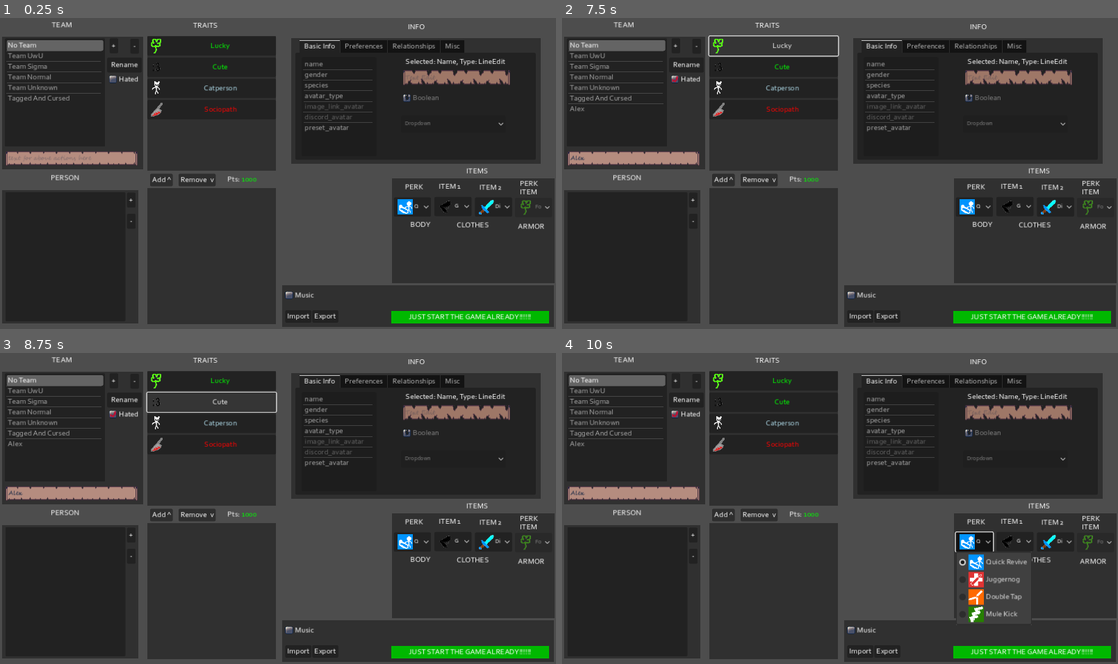
Above: before the commit, frames 1-4 (two rows, left to right).
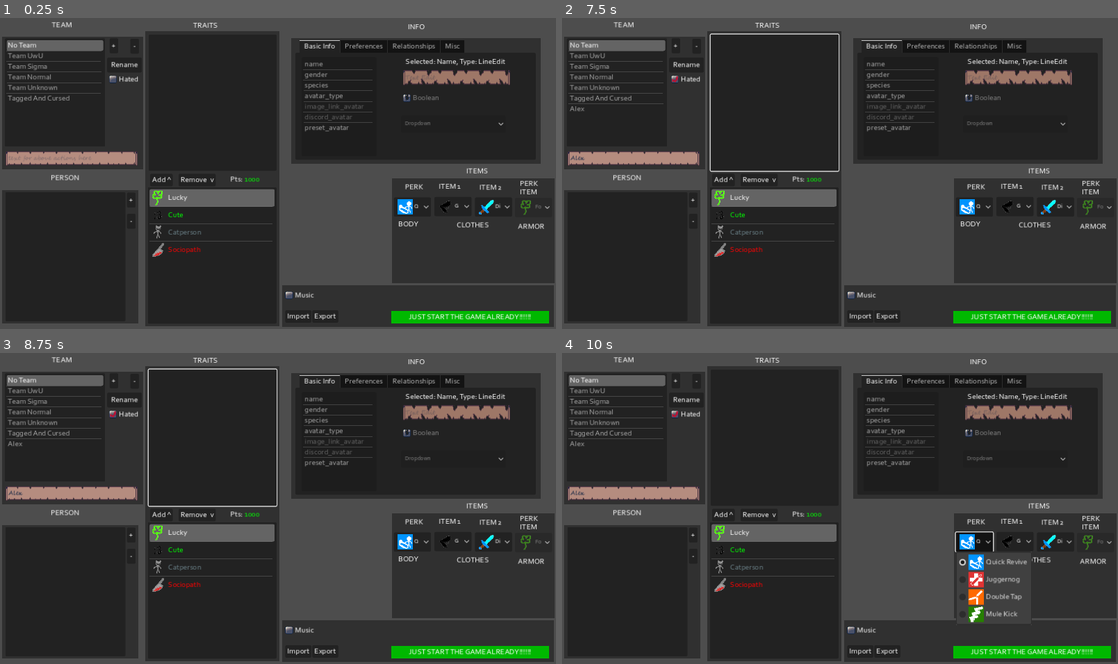
Above: after the commit, the same moments.

Repository: pivinx1/the-progressbar-games
Game: Godot game, scene res://main.tscn
Two runs of this game, one before a commit and one after it. Both use one fixed random seed, a clock stepped at 60 frames per second and the inputs below.
Inputs (mouse positions are in pixels of both pictures, inside the frame that each line leads up to):
- Up to frame 1 (0.25 s): no input
- Up to frame 2 (7.5 s): click (634, 157) at 0.52 s; type "Alex" at 0.6 s; click "+" at 1.25 s; click "Add ^" at 2 s; click "Remove v" at 2.75 s; click "JUST START THE GAME ALREADY!!…" at 3.5 s; click "JUST START THE GAME ALREADY!!…" at 4.25 s; click "-" at 5 s; click "Rename" at 5.75 s; click "Hated" at 6.5 s; click (773, 45) at 7.25 s, where only the run before the commit has a clickable "Lucky"
- Up to frame 3 (8.75 s): click (211, 402) at 8 s, where only the run before the commit has a clickable "Cute"
- Up to frame 4 (10 s): click (773, 424) at 8.75 s, where only the run before the commit has a clickable "Catperson"; click "Quick Revive" at 9.5 s

The runs differ from the first frame. In frame 1, 4.1% of the frame differs, in the area x 26-78%, y 4-100%; in frame 2, 4.3%; in frame 3, 4.3%; in frame 4, 4.0%.

Commit message:
start work on traits again

Diff:
--- a/main.tscn
+++ b/main.tscn
@@ -140,63 +140,55 @@
 offset_right = 255.0
 offset_bottom = 272.0
 
-[node name="SelectedTraits" type="Panel" parent="." node_paths=PackedStringArray("selected_trait_box", "unselected_trait_box")]
-layout_mode = 1
-anchors_preset = 9
-anchor_bottom = 1.0
-offset_left = 305.0
-offset_top = 41.0
-offset_right = 572.0
-offset_bottom = -329.0
-grow_vertical = 2
+[node name="Traits" type="Panel" parent="." node_paths=PackedStringArray("selected_trait_box", "unsel_trait_box")]
+layout_mode = 0
+offset_left = 301.0
+offset_top = 30.0
+offset_right = 579.0
+offset_bottom = 642.0
 script = ExtResource("3_7333d")
-selected_trait_box = NodePath("VBoxContainer")
-unselected_trait_box = NodePath("../UnselectedTraits/VBoxContainer")
-
-[node name="VBoxContainer" type="VBoxContainer" parent="SelectedTraits"]
-layout_mode = 1
-anchors_preset = 15
-anchor_right = 1.0
-anchor_bottom = 1.0
-grow_horizontal = 2
-grow_vertical = 2
-metadata/_edit_lock_ = true
-
-[node name="UnselectedTraits" type="Panel" parent="."]
-layout_mode = 1
-anchors_preset = 9
-anchor_bottom = 1.0
-offset_left = 305.0
-offset_top = 356.0
-offset_right = 572.0
-offset_bottom = -21.0
-grow_vertical = 2
-scale = Vector2(1, 1.04046)
-
-[node name="VBoxContainer" type="VBoxContainer" parent="UnselectedTraits"]
-layout_mode = 1
-anchors_preset = 15
-anchor_right = 1.0
-anchor_bottom = 1.0
-grow_horizontal = 2
-grow_vertical = 2
-metadata/_edit_lock_ = true
-
-[node name="AddTrait" type="Button" parent="."]
-layout_mode = 0
-offset_left = 311.0
-offset_top = 326.0
-offset_right = 358.0
-offset_bottom = 351.0
+selected_trait_box = NodePath("Selected")
+unsel_trait_box = NodePath("Unselected")
+
+[node name="RichTextLabel" type="RichTextLabel" parent="Traits"]
+layout_mode = 0
+offset_left = 176.0
+offset_top = 299.0
+offset_right = 275.0
+offset_bottom = 318.0
+bbcode_enabled = true
+text = "Pts: [color=green]1000[/color]"
+fit_content = true
+
+[node name="AddTrait" type="Button" parent="Traits"]
+layout_mode = 0
+offset_left = 10.0
+offset_top = 296.0
+offset_right = 57.0
+offset_bottom = 321.0
 text = "Add ^"
 
-[node name="RemoveTrait" type="Button" parent="."]
-layout_mode = 0
-offset_left = 370.0
-offset_top = 326.0
-offset_right = 447.0
-offset_bottom = 351.0
+[node name="RemoveTrait" type="Button" parent="Traits"]
+layout_mode = 0
+offset_left = 69.0
+offset_top = 296.0
+offset_right = 146.0
+offset_bottom = 321.0
 text = "Remove  v"
+
+[node name="Selected" type="ItemList" parent="Traits"]
+layout_mode = 0
+offset_left = 7.0
+offset_top = 7.0
+offset_right = 272.0
+offset_bottom = 290.0
+
+[node name="Unselected" type="ItemList" parent="Traits"]
+layout_mode = 0
+offset_left = 5.0
+offset_top = 324.0
+offset_right = 272.0
+offset_bottom = 607.0
 
 [node name="InfoPanel" type="Panel" parent="."]
 layout_mode = 1
@@ -391,10 +383,10 @@
 
 [node name="ItemsText5" type="RichTextLabel" parent="ItemPanel"]
 layout_mode = 0
-offset_left = 38.0
-offset_top = 88.0
-offset_right = 89.0
-offset_bottom = 114.0
+offset_left = 13.0
+offset_top = 87.0
+offset_right = 64.0
+offset_bottom = 113.0
 bbcode_enabled = true
 text = "BODY"
 
@@ -559,15 +551,6 @@
 bbcode_enabled = true
 text = "[center][b]PERSON[/b][/center]"
 
-[node name="RichTextLabel" type="RichTextLabel" parent="."]
-layout_mode = 0
-offset_left = 471.0
-offset_top = 329.0
-offset_right = 572.0
-offset_bottom = 348.0
-bbcode_enabled = true
-text = "Pts: [color=green]1000[/color]"
-
 [node name="AudioStreamPlayer" type="AudioStreamPlayer" parent="." node_paths=PackedStringArray("tickbox")]
 stream = ExtResource("33_ha7ra")
 script = ExtResource("21_gfmm7")
--- a/members.gd
+++ b/members.gd
@@ -18,11 +18,9 @@
 	members[member] = data.things["member"].duplicate()
 	members[member]["team"] = data.selected_team
 	if add_button:
-		member_box.add_item(member)
+		var item = member_box.add_item(member)
 		if select:
-			for i in member_box.get_item_count():
-				if member_box.get_item_text(i) == member:
-					member_box.select(i)
+			member_box.select(item)
 	# I LITERALLY JUST FIND AND REPLACED TEAM WITH MEMBER LMFAOOOO
 		#print(teams)
 
--- a/teams.gd
+++ b/teams.gd
@@ -27,11 +27,9 @@
 	team = data.resolve_name_conflict(team,teams)
 	teams[team] = data.things["team"].duplicate()
 	if add_button:
-		team_box.add_item(team)
+		var item = team_box.add_item(team)
 		if select:
-			for i in team_box.get_item_count():
-				if team_box.get_item_text(i) == team:
-					team_box.select(i)
+			team_box.select(item)
 		#print(teams)
 
 func rename_team(team: String="???", to: String="Name"):
--- a/things.gd
+++ b/things.gd
@@ -34,9 +34,15 @@
 	MEDICAL,
 }
 enum GearType {
+	EYES,
+	SKIN,
+	LEGS,
 	HAT,
 	SHIRT,
 	PANTS,
+	HELMET,
+	VEST,
+	LEG_ARMOR
 }
 enum GuiType {
 	BOOL,
--- a/traits.gd
+++ b/traits.gd
@@ -1,7 +1,16 @@
 extends Panel
-@export var selected_trait_box: VBoxContainer
-@export var unselected_trait_box: VBoxContainer
+@export var selected_trait_box: ItemList
+@export var unsel_trait_box: ItemList
+@export var add_button: Button
+@export var remove_button: Button
+var traits = data.things["traits"]
 
+func add_unsel_traits(select: int = 0):
+	add_unselected_trait_buttons_type(data.TraitType.GOOD)
+	add_unselected_trait_buttons_type(data.TraitType.SPECIES,true)
+	add_unselected_trait_buttons_type(data.TraitType.NEUTRAL)
+	add_unselected_trait_buttons_type(data.TraitType.NEGATIVE)
+	unsel_trait_box.select(select)
 
 func get_trait_font_color(type: data.TraitType):
 	match type:
@@ -16,23 +25,23 @@
 		_:
 			return Color.DIM_GRAY
 
-func add_trait_buttons_type(type: data.TraitType):
-	for perk in data.things["traits"]:
-		if data.things["traits"][perk]["type"] == type:
-			var current_perk = data.things["traits"][perk]
-			var button = Button.new()
-			button.name = current_perk["name"]
-			button.text = current_perk["name"]
-			button.icon = current_perk["icon"]
-			button.add_theme_color_override("font_color", get_trait_font_color(current_perk["type"]))
-			selected_trait_box.add_child(button)
+func add_unselected_trait_buttons_type(type: data.TraitType, disabled: bool = false):
+	for perk in traits:
+		if traits[perk]["type"] == type:
+			var current_perk = traits[perk]
+			var idx = unsel_trait_box.add_item(current_perk["name"],current_perk["icon"])
+			unsel_trait_box.set_item_metadata(idx,perk)
+			unsel_trait_box.set_item_custom_fg_color(idx,get_trait_font_color(current_perk["type"]))
+			unsel_trait_box.set_item_disabled(idx,disabled)
+			unsel_trait_box.set_item_tooltip(idx,current_perk["description"])
 
 func _ready():
-	add_trait_buttons_type(data.TraitType.GOOD)
-	add_trait_buttons_type(data.TraitType.SPECIES)
-	add_trait_buttons_type(data.TraitType.NEUTRAL)
-	add_trait_buttons_type(data.TraitType.NEGATIVE)
+	add_unsel_traits()
 
 # Called every frame. 'delta' is the elapsed time since the previous frame.
 func _process(_delta):
-	pass
+	var tosel = 0
+	if unsel_trait_box.get_selected_items().size() > 0:
+		tosel = unsel_trait_box.get_selected_items()[0]
+	unsel_trait_box.clear()
+	add_unsel_traits(tosel)
